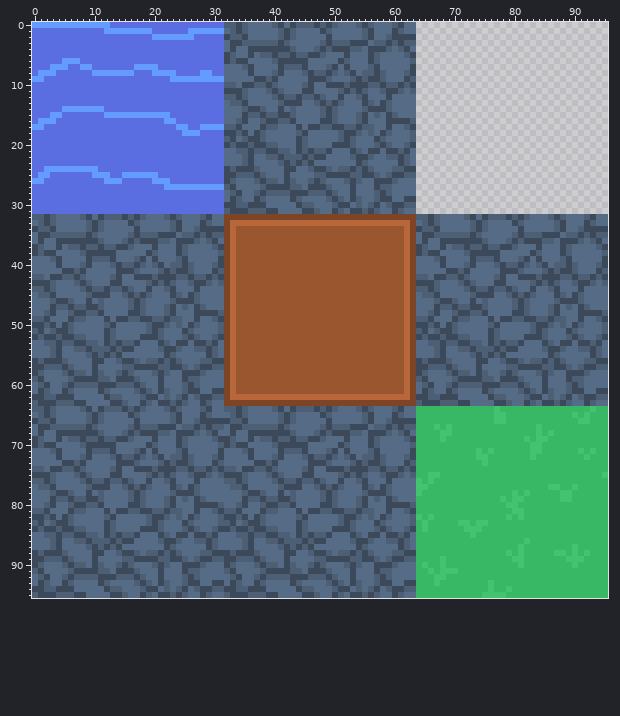
Pixel-art file -- Assets/Art/Terrain.ase. Above: the version before the commit.
96x96 pixels, 1 frame.
After:
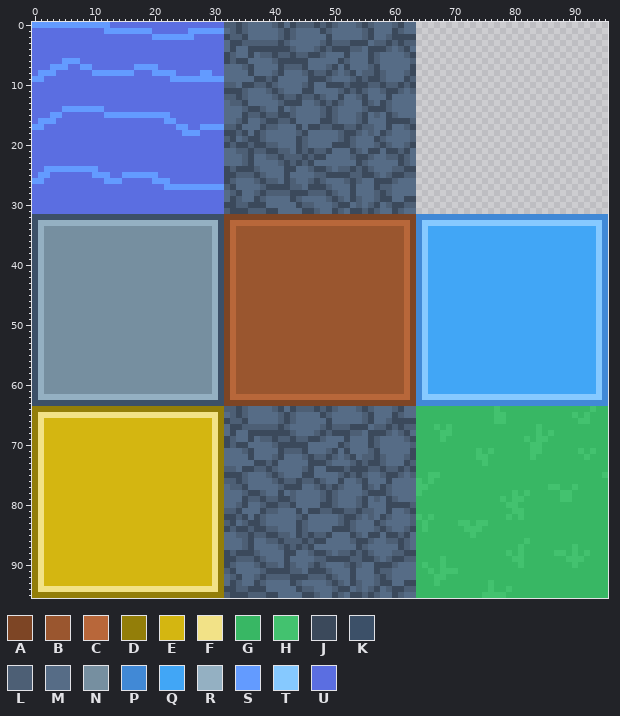
Palette (. is transparent): A #7d4525  B #9a562f  C #b8673a  D #937e09  E #d4b611  F #f2e287  G #38b764  H #43c26f  J #3b495b  K #3c5068  L #4d5f75  M #566c86  N #768fa0  P #4189d6  Q #41a6f6  R #94b0c2  S #639bff  T #86c9ff  U #5b6ee1
What changed:
Changed rows in their new state; - is an unchanged pixel.
Layer "Stone & Ore":
first column x 0:
32 KKKKKKKKKKKKKKKKKKKKKKKKKKKKKKKK--------------------------------PPPPPPPPPPPPPPPPPPPPPPPPPPPPPPPP
33 KRRRRRRRRRRRRRRRRRRRRRRRRRRRRRRK--------------------------------PTTTTTTTTTTTTTTTTTTTTTTTTTTTTTTP
34 KRNNNNNNNNNNNNNNNNNNNNNNNNNNNNRK--------------------------------PTQQQQQQQQQQQQQQQQQQQQQQQQQQQQTP
35 KRNNNNNNNNNNNNNNNNNNNNNNNNNNNNRK--------------------------------PTQQQQQQQQQQQQQQQQQQQQQQQQQQQQTP
36 KRNNNNNNNNNNNNNNNNNNNNNNNNNNNNRK--------------------------------PTQQQQQQQQQQQQQQQQQQQQQQQQQQQQTP
37 KRNNNNNNNNNNNNNNNNNNNNNNNNNNNNRK--------------------------------PTQQQQQQQQQQQQQQQQQQQQQQQQQQQQTP
38 KRNNNNNNNNNNNNNNNNNNNNNNNNNNNNRK--------------------------------PTQQQQQQQQQQQQQQQQQQQQQQQQQQQQTP
39 KRNNNNNNNNNNNNNNNNNNNNNNNNNNNNRK--------------------------------PTQQQQQQQQQQQQQQQQQQQQQQQQQQQQTP
40 KRNNNNNNNNNNNNNNNNNNNNNNNNNNNNRK--------------------------------PTQQQQQQQQQQQQQQQQQQQQQQQQQQQQTP
41 KRNNNNNNNNNNNNNNNNNNNNNNNNNNNNRK--------------------------------PTQQQQQQQQQQQQQQQQQQQQQQQQQQQQTP
42 KRNNNNNNNNNNNNNNNNNNNNNNNNNNNNRK--------------------------------PTQQQQQQQQQQQQQQQQQQQQQQQQQQQQTP
43 KRNNNNNNNNNNNNNNNNNNNNNNNNNNNNRK--------------------------------PTQQQQQQQQQQQQQQQQQQQQQQQQQQQQTP
44 KRNNNNNNNNNNNNNNNNNNNNNNNNNNNNRK--------------------------------PTQQQQQQQQQQQQQQQQQQQQQQQQQQQQTP
45 KRNNNNNNNNNNNNNNNNNNNNNNNNNNNNRK--------------------------------PTQQQQQQQQQQQQQQQQQQQQQQQQQQQQTP
46 KRNNNNNNNNNNNNNNNNNNNNNNNNNNNNRK--------------------------------PTQQQQQQQQQQQQQQQQQQQQQQQQQQQQTP
47 KRNNNNNNNNNNNNNNNNNNNNNNNNNNNNRK--------------------------------PTQQQQQQQQQQQQQQQQQQQQQQQQQQQQTP
48 KRNNNNNNNNNNNNNNNNNNNNNNNNNNNNRK--------------------------------PTQQQQQQQQQQQQQQQQQQQQQQQQQQQQTP
49 KRNNNNNNNNNNNNNNNNNNNNNNNNNNNNRK--------------------------------PTQQQQQQQQQQQQQQQQQQQQQQQQQQQQTP
50 KRNNNNNNNNNNNNNNNNNNNNNNNNNNNNRK--------------------------------PTQQQQQQQQQQQQQQQQQQQQQQQQQQQQTP
51 KRNNNNNNNNNNNNNNNNNNNNNNNNNNNNRK--------------------------------PTQQQQQQQQQQQQQQQQQQQQQQQQQQQQTP
52 KRNNNNNNNNNNNNNNNNNNNNNNNNNNNNRK--------------------------------PTQQQQQQQQQQQQQQQQQQQQQQQQQQQQTP
53 KRNNNNNNNNNNNNNNNNNNNNNNNNNNNNRK--------------------------------PTQQQQQQQQQQQQQQQQQQQQQQQQQQQQTP
54 KRNNNNNNNNNNNNNNNNNNNNNNNNNNNNRK--------------------------------PTQQQQQQQQQQQQQQQQQQQQQQQQQQQQTP
55 KRNNNNNNNNNNNNNNNNNNNNNNNNNNNNRK--------------------------------PTQQQQQQQQQQQQQQQQQQQQQQQQQQQQTP
56 KRNNNNNNNNNNNNNNNNNNNNNNNNNNNNRK--------------------------------PTQQQQQQQQQQQQQQQQQQQQQQQQQQQQTP
57 KRNNNNNNNNNNNNNNNNNNNNNNNNNNNNRK--------------------------------PTQQQQQQQQQQQQQQQQQQQQQQQQQQQQTP
58 KRNNNNNNNNNNNNNNNNNNNNNNNNNNNNRK--------------------------------PTQQQQQQQQQQQQQQQQQQQQQQQQQQQQTP
59 KRNNNNNNNNNNNNNNNNNNNNNNNNNNNNRK--------------------------------PTQQQQQQQQQQQQQQQQQQQQQQQQQQQQTP
60 KRNNNNNNNNNNNNNNNNNNNNNNNNNNNNRK--------------------------------PTQQQQQQQQQQQQQQQQQQQQQQQQQQQQTP
61 KRNNNNNNNNNNNNNNNNNNNNNNNNNNNNRK--------------------------------PTQQQQQQQQQQQQQQQQQQQQQQQQQQQQTP
62 KRRRRRRRRRRRRRRRRRRRRRRRRRRRRRRK--------------------------------PTTTTTTTTTTTTTTTTTTTTTTTTTTTTTTP
63 KKKKKKKKKKKKKKKKKKKKKKKKKKKKKKKK--------------------------------PPPPPPPPPPPPPPPPPPPPPPPPPPPPPPPP
64 DDDDDDDDDDDDDDDDDDDDDDDDDDDDDDDD----------------------------------------------------------------
65 DFFFFFFFFFFFFFFFFFFFFFFFFFFFFFFD----------------------------------------------------------------
66 DFEEEEEEEEEEEEEEEEEEEEEEEEEEEEFD----------------------------------------------------------------
67 DFEEEEEEEEEEEEEEEEEEEEEEEEEEEEFD----------------------------------------------------------------
68 DFEEEEEEEEEEEEEEEEEEEEEEEEEEEEFD----------------------------------------------------------------
69 DFEEEEEEEEEEEEEEEEEEEEEEEEEEEEFD----------------------------------------------------------------
70 DFEEEEEEEEEEEEEEEEEEEEEEEEEEEEFD----------------------------------------------------------------
71 DFEEEEEEEEEEEEEEEEEEEEEEEEEEEEFD----------------------------------------------------------------
72 DFEEEEEEEEEEEEEEEEEEEEEEEEEEEEFD----------------------------------------------------------------
73 DFEEEEEEEEEEEEEEEEEEEEEEEEEEEEFD----------------------------------------------------------------
74 DFEEEEEEEEEEEEEEEEEEEEEEEEEEEEFD----------------------------------------------------------------
75 DFEEEEEEEEEEEEEEEEEEEEEEEEEEEEFD----------------------------------------------------------------
76 DFEEEEEEEEEEEEEEEEEEEEEEEEEEEEFD----------------------------------------------------------------
77 DFEEEEEEEEEEEEEEEEEEEEEEEEEEEEFD----------------------------------------------------------------
78 DFEEEEEEEEEEEEEEEEEEEEEEEEEEEEFD----------------------------------------------------------------
79 DFEEEEEEEEEEEEEEEEEEEEEEEEEEEEFD----------------------------------------------------------------
80 DFEEEEEEEEEEEEEEEEEEEEEEEEEEEEFD----------------------------------------------------------------
81 DFEEEEEEEEEEEEEEEEEEEEEEEEEEEEFD----------------------------------------------------------------
82 DFEEEEEEEEEEEEEEEEEEEEEEEEEEEEFD----------------------------------------------------------------
83 DFEEEEEEEEEEEEEEEEEEEEEEEEEEEEFD----------------------------------------------------------------
84 DFEEEEEEEEEEEEEEEEEEEEEEEEEEEEFD----------------------------------------------------------------
85 DFEEEEEEEEEEEEEEEEEEEEEEEEEEEEFD----------------------------------------------------------------
86 DFEEEEEEEEEEEEEEEEEEEEEEEEEEEEFD----------------------------------------------------------------
87 DFEEEEEEEEEEEEEEEEEEEEEEEEEEEEFD----------------------------------------------------------------
88 DFEEEEEEEEEEEEEEEEEEEEEEEEEEEEFD----------------------------------------------------------------
89 DFEEEEEEEEEEEEEEEEEEEEEEEEEEEEFD----------------------------------------------------------------
90 DFEEEEEEEEEEEEEEEEEEEEEEEEEEEEFD----------------------------------------------------------------
91 DFEEEEEEEEEEEEEEEEEEEEEEEEEEEEFD----------------------------------------------------------------
92 DFEEEEEEEEEEEEEEEEEEEEEEEEEEEEFD----------------------------------------------------------------
93 DFEEEEEEEEEEEEEEEEEEEEEEEEEEEEFD----------------------------------------------------------------
94 DFFFFFFFFFFFFFFFFFFFFFFFFFFFFFFD----------------------------------------------------------------
95 DDDDDDDDDDDDDDDDDDDDDDDDDDDDDDDD----------------------------------------------------------------
Boxes around the changes in both pictures, in picture pixels (x1, y1, x2, y2):
changed: (32, 214, 224, 598)
changed: (416, 214, 608, 406)
